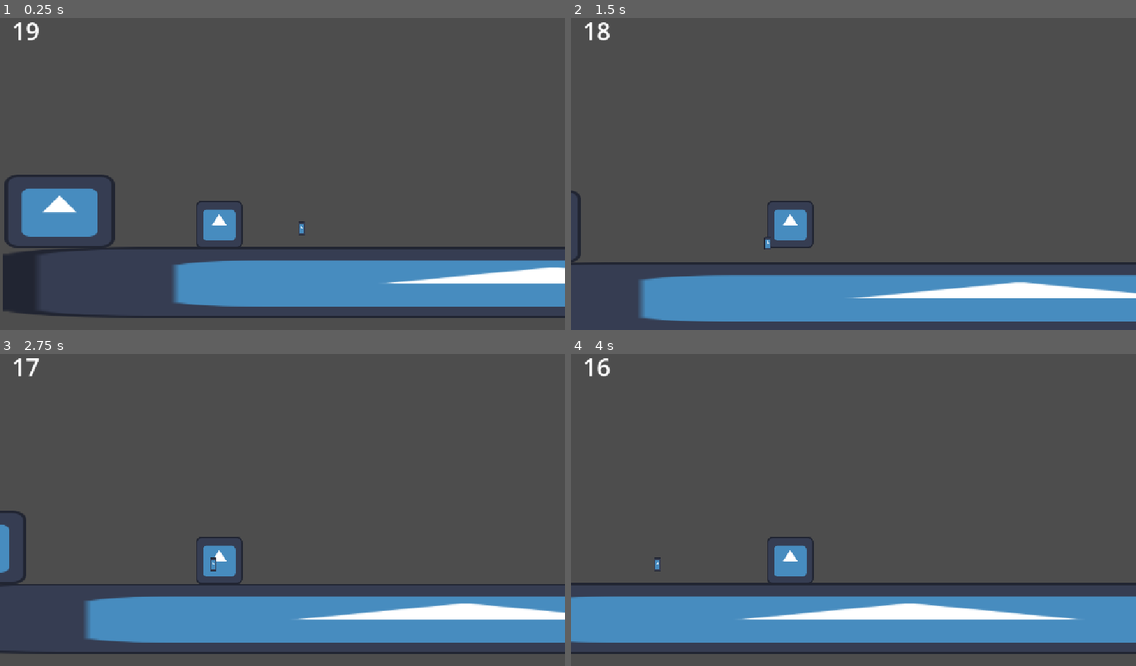
Above: before the commit, frames 1-4 (two rows, left to right).
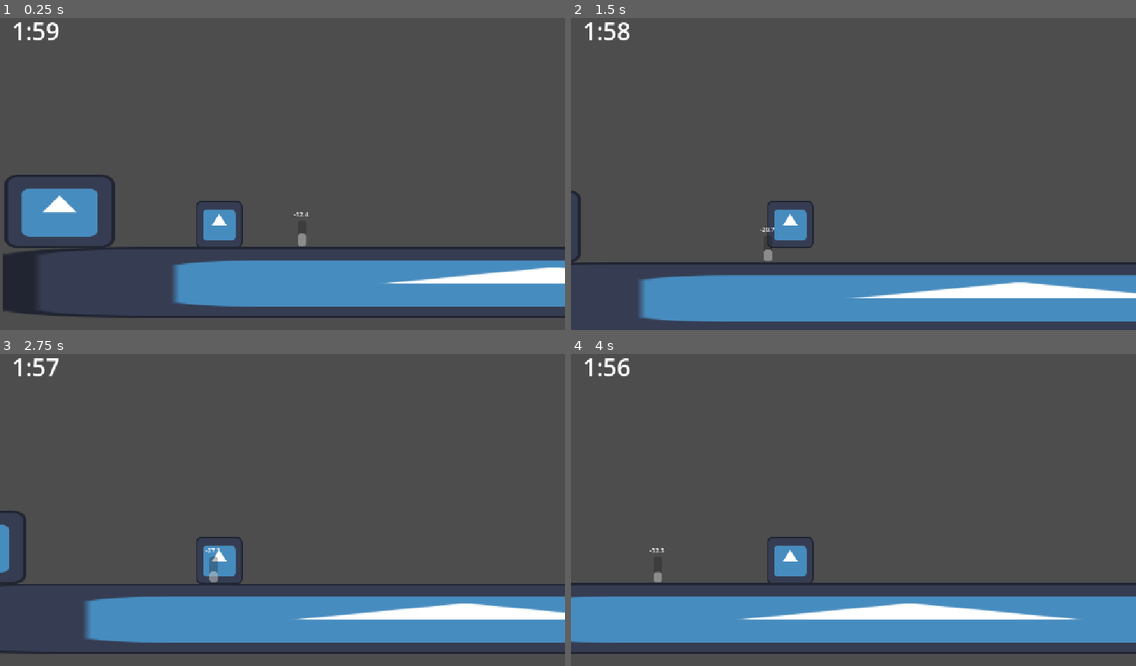
Above: after the commit, the same moments.

Repository: Ollieblock1/WHACK2026
Game: Godot game, scene res://scenes/managers/game_manager.tscn
Two runs of this game, one before a commit and one after it. Both use one fixed random seed, a clock stepped at 60 frames per second and the inputs below. The project has no main scene, so this scene is started directly. The engine's default icon, where the game draws it, is replaced by a stand-in: a white triangle on a blue panel in a dark square.
Inputs:
- Up to frame 1 (0.25 s): no input
- Up to frame 2 (1.5 s): tap Enter at 0.5 s; hold Right (moveRight) from 0.53 s (still down); tap Space (moveJump) at 0.77 s
- Up to frame 3 (2.75 s): tap Space (moveJump) at 1.52 s; release Right (moveRight) at 2.03 s; hold A (moveLeft) from 2.03 s (still down)
- Up to frame 4 (4 s): release A (moveLeft) at 2.78 s; hold Right (moveRight) from 2.78 s (still down); tap Space (moveJump) at 3.02, 3.77 s

The runs differ from the first frame. In frame 1, 0.3% of the frame differs, in the area x 4-55%, y 1-74%; in frame 2, 0.3%, in the area x 4-37%, y 1-78%; in frame 3, 0.3%; in frame 4, 0.3%.

Commit message:
made an upgraded thermometer which only shows value when player is close

Diff:
--- a/scenes/experiments/thermometer.tscn
+++ b/scenes/experiments/thermometer.tscn
@@ -1,20 +1,35 @@
 [gd_scene format=3 uid="uid://djp0nv4ddbxsf"]
 
 [ext_resource type="Script" uid="uid://6cb0serxqvjf" path="res://scripts/experiments/thermometer.gd" id="1_lbx8j"]
-[ext_resource type="Texture2D" uid="uid://dpunqpfijmmdo" path="res://icon.svg" id="2_366s2"]
 
 [sub_resource type="RectangleShape2D" id="RectangleShape2D_3bixf"]
-size = Vector2(14, 28)
+size = Vector2(38, 78)
 
-[node name="Thermometer" type="Node2D" unique_id=1697934362]
+[node name="Thermometer" type="Area2D" unique_id=162342294]
+collision_layer = 8
+collision_mask = 8
 script = ExtResource("1_lbx8j")
 
-[node name="Area2D" type="Area2D" parent="." unique_id=162342294]
-
-[node name="CollisionShape2D" type="CollisionShape2D" parent="Area2D" unique_id=597419900]
+[node name="CollisionShape2D" type="CollisionShape2D" parent="." unique_id=597419900]
 shape = SubResource("RectangleShape2D_3bixf")
 
-[node name="Sprite2D" type="Sprite2D" parent="Area2D" unique_id=833540311]
-position = Vector2(1.7881393e-07, 1.4901161e-07)
-scale = Vector2(0.10937499, 0.21875)
-texture = ExtResource("2_366s2")
+[node name="ProgressBar" type="ProgressBar" parent="." unique_id=1482481297]
+offset_left = -8.0
+offset_top = 37.0
+offset_right = 45.795124
+offset_bottom = 54.669846
+rotation = -1.5707964
+min_value = -100.0
+show_percentage = false
+
+[node name="Label" type="Label" parent="." unique_id=1649490068]
+visible = false
+offset_left = -17.0
+offset_top = -39.0
+offset_right = 21.0
+offset_bottom = -16.0
+theme_override_font_sizes/font_size = 13
+text = "X00.0"
+
+[connection signal="area_entered" from="." to="." method="_on_area_entered"]
+[connection signal="area_exited" from="." to="." method="_on_area_exited"]
--- a/scenes/player/player.tscn
+++ b/scenes/player/player.tscn
@@ -19,8 +19,8 @@
 texture = ExtResource("1_8afob")
 
 [node name="interactionSphere" type="Area2D" parent="." unique_id=1982946782]
-collision_layer = 4
-collision_mask = 4
+collision_layer = 12
+collision_mask = 12
 
 [node name="CollisionShape2D" type="CollisionShape2D" parent="interactionSphere" unique_id=419234317]
 shape = SubResource("CircleShape2D_3bixf")
--- a/scripts/camera/camera.gd
+++ b/scripts/camera/camera.gd
@@ -6,7 +6,7 @@
 
 # Called when the node enters the scene tree for the first time.
 func _ready() -> void:
-	timeCount = 20
+	timeCount = 120
 
 
 
--- a/scripts/experiments/thermometer.gd
+++ b/scripts/experiments/thermometer.gd
@@ -1,13 +1,16 @@
 extends Node2D
 
 var random = RandomNumberGenerator.new()
-var temp
+var temp # actual temperature
 var viewedTemp
+
 
 # Called when the node enters the scene tree for the first time.
 func _ready() -> void:
 	viewedTemp = random.randf_range(-100, 100)
 
+
+# use setTemp when instantiated
 func setTemp(inTemp) -> void:
 	temp = inTemp
 
@@ -15,3 +18,21 @@
 func _process(delta: float) -> void:
 	viewedTemp += ((temp-viewedTemp)/5) * delta
 	print(viewedTemp)
+	var displayedText = ""
+	if len(str(int(abs(viewedTemp)))) < 2:
+		displayedText += "0"
+	displayedText += str(snapped(abs(viewedTemp), 0.1))
+	if viewedTemp < 0:
+		displayedText = "-" + displayedText
+	else:
+		displayedText = "+" + displayedText
+	$ProgressBar.value = viewedTemp
+	$Label.text = displayedText
+
+
+func _on_area_entered(area: Area2D) -> void:
+	$Label.visible = true
+
+
+func _on_area_exited(area: Area2D) -> void:
+	$Label.visible = false
--- a/scripts/managers/game_manager.gd
+++ b/scripts/managers/game_manager.gd
@@ -18,7 +18,7 @@
 
 # Called when the node enters the scene tree for the first time.
 func _ready() -> void:
-	$Thermometer.setTemp(5)
+	$Thermometer.setTemp(-50)
 
 
 # Called every frame. 'delta' is the elapsed time since the previous frame.
